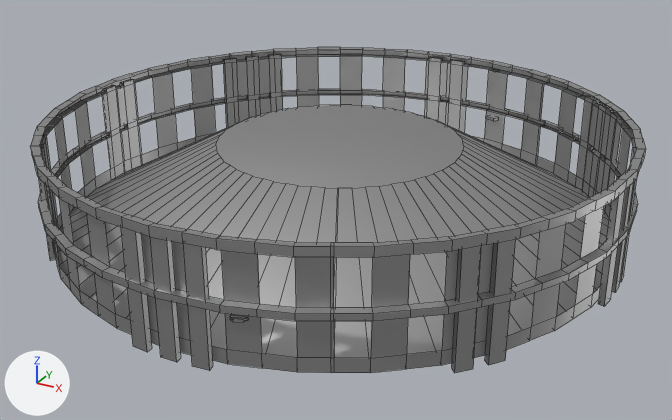
What one commit did to the Blender file static/blender/Starship/components/hsr/hsr.blend.
Rendered twice from a 50 mm lens placed at (1.494, -2.729, 1.403), pointed at (0.02, -0.05, 0.063). Arrows for +X, +Y and +Z are at lower left; the lights stay in place. Mesh edges are drawn as thin lines.

The first picture shows 'HSR'.
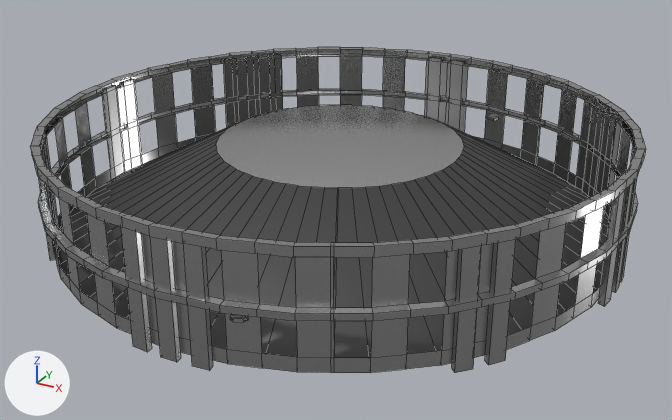
The change, as a diff of the scene's bpy script:
```diff
--- a/static/blender/Starship/components/hsr/hsr.blend.py
+++ b/static/blender/Starship/components/hsr/hsr.blend.py
@@ mat_material_002 @@
 n0 = _N.new('ShaderNodeBsdfPrincipled'); n0.name = 'Principled BSDF'
 n0.distribution = 'GGX'
-n0.subsurface_method = 'BURLEY'
-n0.inputs[1].default_value = 0.963  # 'Metallic'
+n0.subsurface_method = 'RANDOM_WALK_SKIN'
+n0.inputs[0].default_value = (0.527, 0.527, 0.527, 1.0)  # 'Base Color', light grey #c0c0c0
+n0.inputs[1].default_value = 1.0  # 'Metallic'
+n0.inputs[2].default_value = 0.25  # 'Roughness'
 n1 = _N.new('ShaderNodeOutputMaterial'); n1.name = 'Material Output'
-n2 = _N.new('ShaderNodeMix'); n2.name = 'Mix.001'
-n2.data_type = 'RGBA'
-n2.inputs[7].default_value = (0.503, 0.503, 0.503, 1.0)  # 'B', grey #bcbcbc
 _L.new(n0.outputs[0], n1.inputs[0])  # 'BSDF' to 'Surface'
-_L.new(n2.outputs[2], n0.inputs[0])  # 'Result' to 'Base Color'
@@ mat_hsr @@
+mat_hsr = principled_material('HSR')
+mat_hsr.base_color = (0.125, 0.125, 0.125)  # dark grey #636363
+mat_hsr.metallic = 1.0
@@ me_cylinder_005 @@
 me_cylinder_005.from_pydata(...)  # 974 vertices, 727 faces; spans x -1.03..1.03, y -1.03..1.03, z -0.2..0.21
 # used by ob_hsr; location = (0.0, 0.0, 0.174)
-me_cylinder_005.materials.append(mat_material_022)
+# me_cylinder_005 part 1: all 66 faces centred in x -0.71..0.72, y -0.71..0.71, z -0.02 switch from mat_material_002 to mat_hsr (dark grey #636363)
+# me_cylinder_005 part 2: all 100 faces that had it switch from mat_material_021 to mat_material_002 (light grey #c0c0c0)
+# me_cylinder_005 part 3: all 322 faces that had it switch from mat_material_087 to mat_material_002 (light grey #c0c0c0)
```

Where the change shows, as pixel boxes [x1, y1, x2, y2] in the pictures (672 x 420 px):
'HSR', recoloured
    both: [36, 47, 640, 373]
part 1 of me_cylinder_005, recoloured
    both: [55, 130, 609, 358]
part 2 of me_cylinder_005, recoloured
    both: [39, 54, 637, 373]
part 3 of me_cylinder_005, recoloured
    both: [30, 50, 645, 358]
